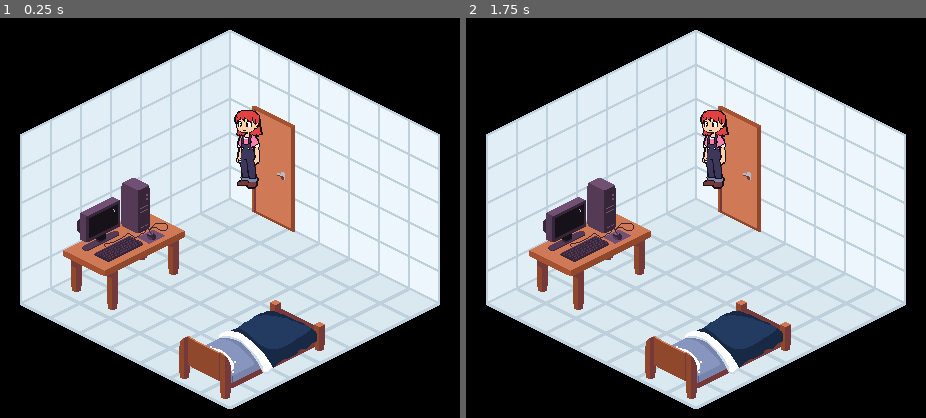
Above: before the commit, frames 1-2 (left to right).
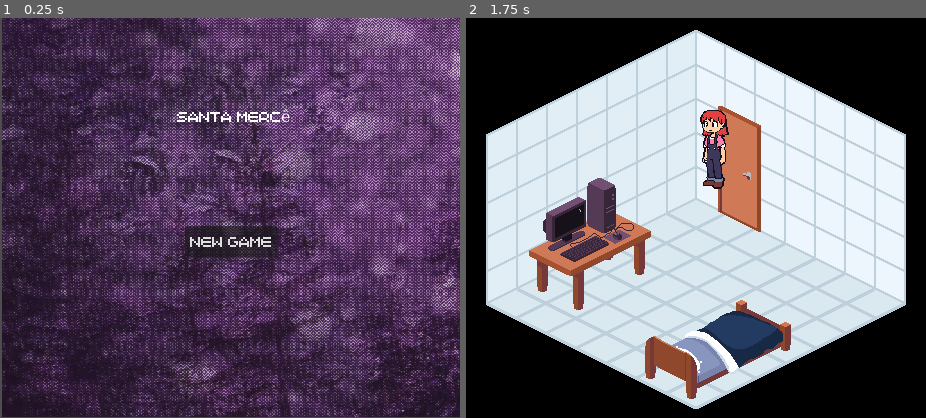
Above: after the commit, the same moments.

Repository: andcolatto/Repository-Santa-Merc-
Game: Godot game, scene res://Scenes/Menu.tscn
Same seed, same stepped clock (60 frames per second), same inputs: the game is played once before the commit and once after it. Before the commit the project starts from res://Scenes/debug.tscn.
Inputs (mouse positions are in pixels of both pictures, inside the frame that each line leads up to):
- Up to frame 1 (0.25 s): no input
- Up to frame 2 (1.75 s): click (696, 242) at 0.5 s, where only the run after the commit has a clickable "New Game"; click (696, 242) at 1.25 s, where only the run after the commit has a clickable "New Game"

The runs differ from the first frame. In frame 1, 99% of the frame differs, in the area x 0-100%, y 0-100%; in frame 2, nothing differs.

Commit message:
switching main scene

Diff:
--- a/Santa Mercê/project/project.godot
+++ b/Santa Mercê/project/project.godot
@@ -11,7 +11,7 @@
 [application]
 
 config/name="Project"
-run/main_scene="uid://c5ka5ss8ak2j8"
+run/main_scene="uid://shubvlopxymy"
 config/features=PackedStringArray("4.8", "Forward Plus")
 config/icon="res://icon.svg"
 
